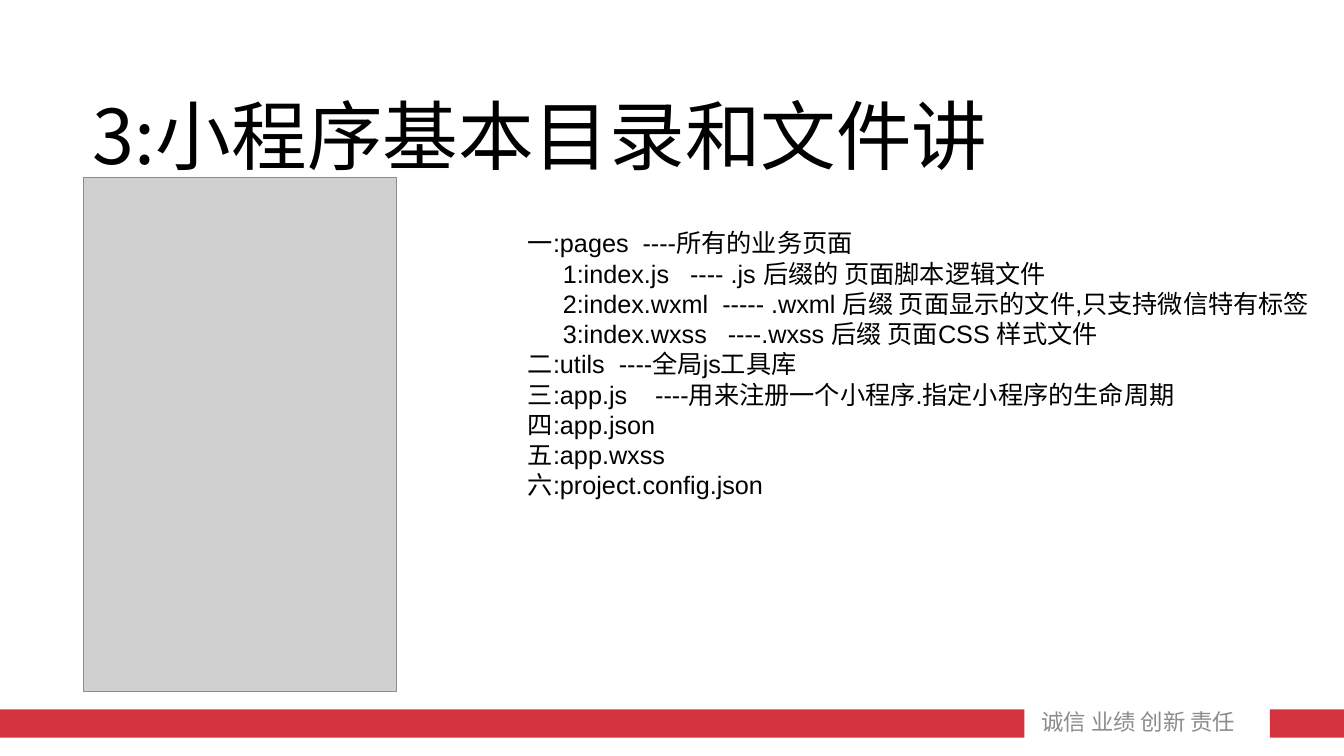
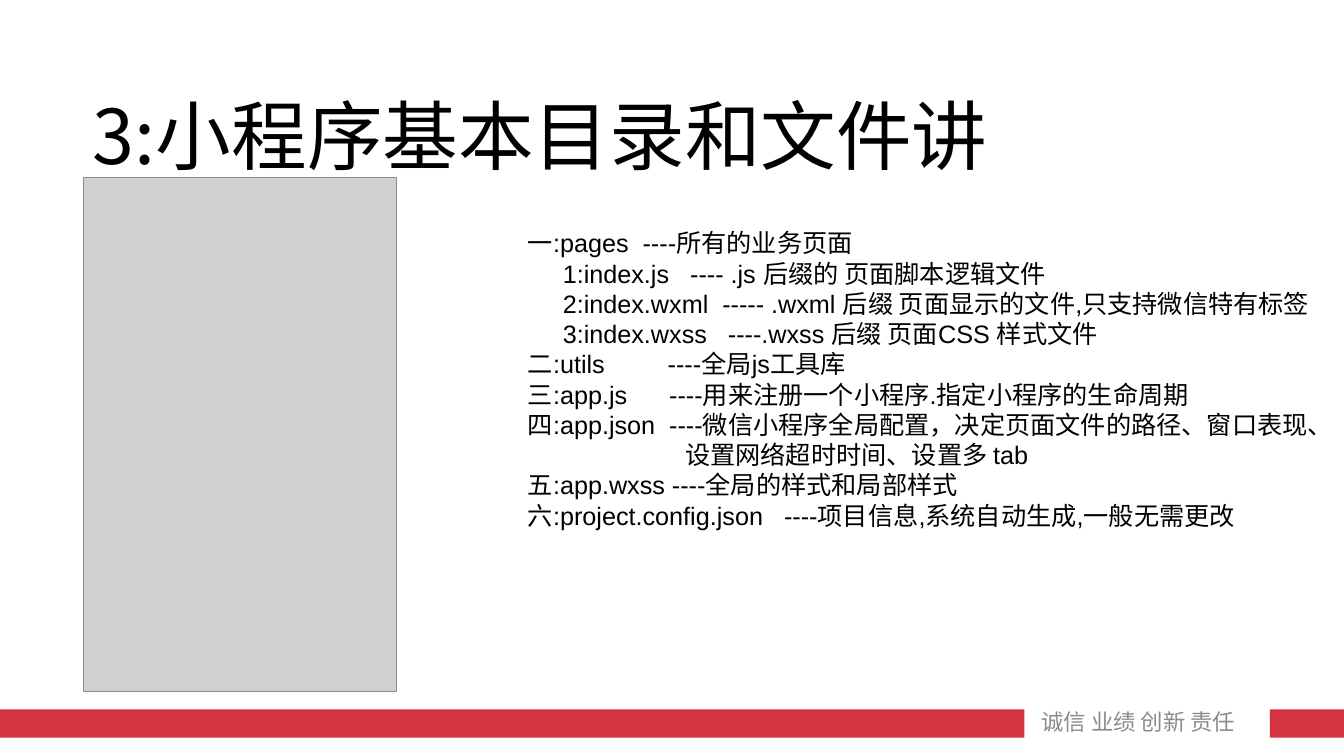
Before and after one commit to roet80736/WXMiniTraining, a slide deck: slide 4 of 微信小程序初级入门.pptx. Drawn at 1344x756 pixels with LibreOffice and Linux fonts; fonts in the diff are those of the drawing; grey boxes stand for pictures; background and template pictures are left out. Boxes give left, top, right and bottom in pixels: in the first picture for what was removed or moved away, otherwise in the second. Text is boxed around its words. In the diff, an @@ line names an element or a change of style, - is before the commit and + after.

```diff
--- a/微信小程序初级入门.pptx
+++ b/微信小程序初级入门.pptx
@@ text at [528, 408, 1333, 531]: text changed @@
-四:app.json
-五:app.wxss
-六:project.config.json
+四:app.json ----微信小程序全局配置，决定页面文件的路径、窗口表现、
+设置网络超时时间、设置多 tab
+五:app.wxss ----全局的样式和局部样式
+六:project.config.json ----项目信息,系统自动生成,一般无需更改
```
Also in this commit, not shown: 1 slide added, 1 slide removed, 6 other files.
